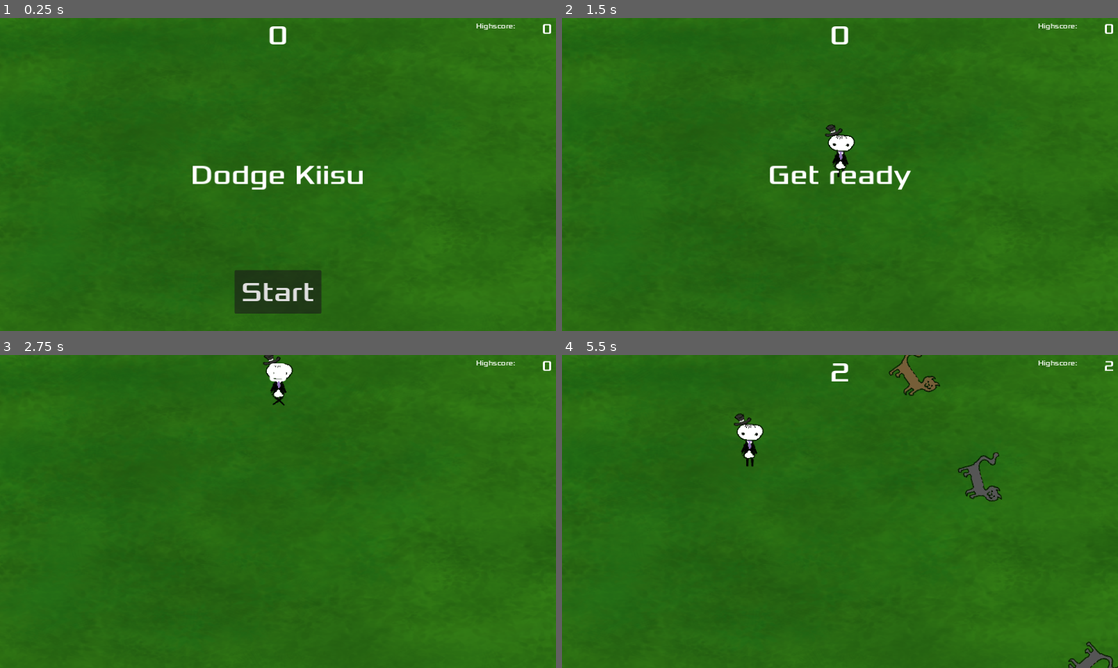
Above: before the commit, frames 1-4 (two rows, left to right).
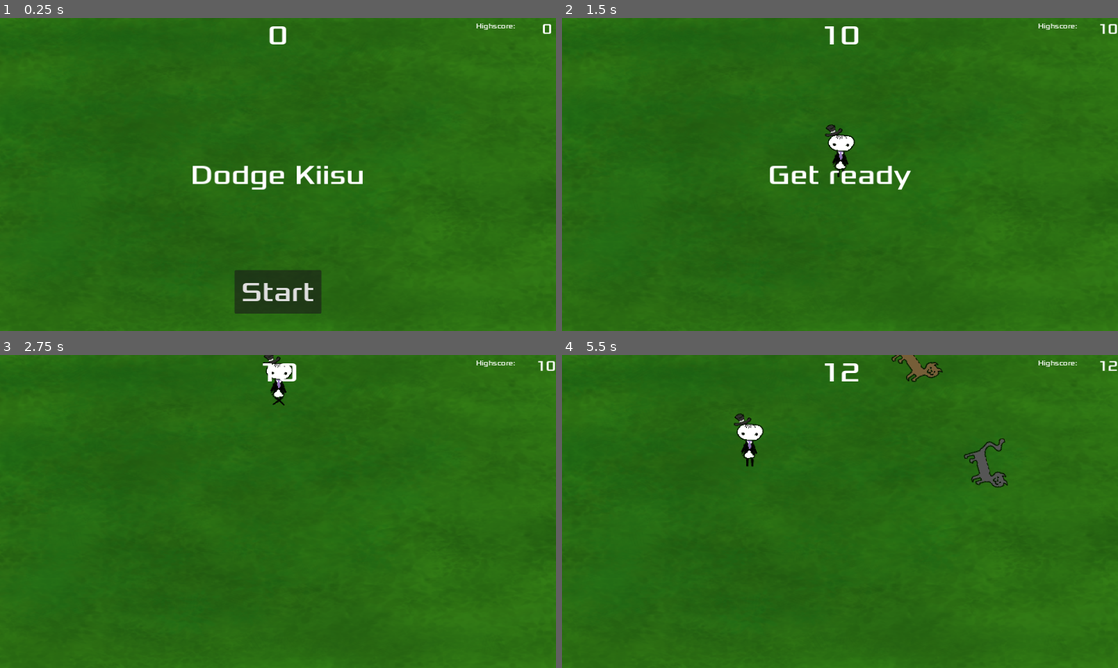
Above: after the commit, the same moments.

Repository: ebistu/dis-guys-a-cat-allergic
Game: Godot game, scene res://scenes/main.tscn
Two runs of this game, one before a commit and one after it. Both use one fixed random seed, a clock stepped at 60 frames per second and the inputs below. Before the commit the project starts from res://main.tscn.
Inputs:
- Up to frame 1 (0.25 s): no input
- Up to frame 2 (1.5 s): click "Start" at 0.5 s; tap Enter at 1.25 s; hold W (move_up) from 1.28 s (still down)
- Up to frame 3 (2.75 s): keep holding W (move_up)
- Up to frame 4 (5.5 s): release W (move_up) at 2.78 s; hold A (move_left) 2.78-4.28 s; hold S (move_down) 4.28-5.03 s; hold D (move_right) from 5.03 s (still down)

The runs differ from the first frame. In frame 2, 0.3% of the frame differs, in the area x 47-100%, y 1-9%; in frame 3, 0.2%; in frame 4, 2.1%, in the area x 47-100%, y 0-100%.

Commit message:
implemented some suggestions

Diff:
--- a/main.tscn
+++ /dev/null
@@ -1,50 +0,0 @@
-[gd_scene load_steps=7 format=3 uid="uid://dr3d2iq2oltnv"]
-
-[ext_resource type="PackedScene" uid="uid://dfnotq3vj8s2q" path="res://characters/player.tscn" id="1_87dgs"]
-[ext_resource type="Script" path="res://scripts/main.gd" id="1_d83gi"]
-[ext_resource type="PackedScene" uid="uid://d1jhm84o0h2ti" path="res://characters/kiisu.tscn" id="2_pfmpc"]
-[ext_resource type="Texture2D" uid="uid://cegoryewnnrtx" path="res://textures/environment/ground.png" id="3_k75g5"]
-[ext_resource type="PackedScene" uid="uid://terc54jg7ob3" path="res://hud.tscn" id="4_eqsg4"]
-
-[sub_resource type="Curve2D" id="Curve2D_bdtwc"]
-_data = {
-"points": PackedVector2Array(0, 0, 0, 0, 0, 0, 0, 0, 0, 0, 1304, 0, 0, 0, 0, 0, 1304, 360, 0, 0, 0, 0, 1304, 720, 0, 0, 0, 0, 0, 720, 0, 0, 0, 0, 0, 0)
-}
-point_count = 6
-
-[node name="Main" type="Node"]
-script = ExtResource("1_d83gi")
-mob_scene = ExtResource("2_pfmpc")
-
-[node name="Sprite2D" type="Sprite2D" parent="."]
-position = Vector2(624, 376)
-scale = Vector2(1.342, 0.79)
-texture = ExtResource("3_k75g5")
-
-[node name="MobTimer" type="Timer" parent="."]
-wait_time = 0.5
-
-[node name="ScoreTimer" type="Timer" parent="."]
-
-[node name="StartTimer" type="Timer" parent="."]
-wait_time = 2.0
-one_shot = true
-
-[node name="StartPosition" type="Marker2D" parent="."]
-position = Vector2(640, 360)
-
-[node name="MobPath" type="Path2D" parent="."]
-position = Vector2(-16, -8)
-curve = SubResource("Curve2D_bdtwc")
-
-[node name="MobSpawnLocation" type="PathFollow2D" parent="MobPath"]
-
-[node name="Player" parent="." instance=ExtResource("1_87dgs")]
-
-[node name="HUD" parent="." instance=ExtResource("4_eqsg4")]
-
-[connection signal="timeout" from="MobTimer" to="." method="_on_mob_timer_timeout"]
-[connection signal="timeout" from="ScoreTimer" to="." method="_on_score_timer_timeout"]
-[connection signal="timeout" from="StartTimer" to="." method="_on_start_timer_timeout"]
-[connection signal="hit" from="Player" to="." method="game_over"]
-[connection signal="start_game" from="HUD" to="." method="new_game"]
--- a/project.godot
+++ b/project.godot
@@ -11,7 +11,7 @@
 [application]
 
 config/name="Dis guy's a cat allergic"
-run/main_scene="res://main.tscn"
+run/main_scene="res://scenes/main.tscn"
 config/features=PackedStringArray("4.2", "Forward Plus")
 config/icon="res://icon.svg"
 
--- a/scripts/HUD.gd
+++ b/scenes/HUD.gd
@@ -22,7 +22,7 @@
 	$Message.text = "Dodge kiisu"
 	$Message.show()
 
-	await get_tree().create_timer(1.0).timeout
+	await get_tree().create_timer(3.0).timeout
 	$StartButton.show()
 
 func update_score(score):
--- a/scripts/kiisu.gd
+++ b/scenes/characters/kiisu.gd
@@ -1,6 +1,6 @@
 extends RigidBody2D
 
-
+var type: String = "mob"
 
 # Called when the node enters the scene tree for the first time.
 func _ready():
--- a/characters/kiisu.tscn
+++ b/scenes/characters/kiisu.tscn
@@ -1,6 +1,6 @@
 [gd_scene load_steps=16 format=3 uid="uid://d1jhm84o0h2ti"]
 
-[ext_resource type="Script" path="res://scripts/kiisu.gd" id="1_xm0xp"]
+[ext_resource type="Script" path="res://scenes/characters/kiisu.gd" id="1_xm0xp"]
 [ext_resource type="Texture2D" uid="uid://cppq3wq4kynrq" path="res://textures/cat_black/mustakiisu.png" id="2_o3lbp"]
 [ext_resource type="Texture2D" uid="uid://dpqcmxlf8jf10" path="res://textures/cat_orange/kiisu.png" id="2_v46um"]
 [ext_resource type="Texture2D" uid="uid://bg3ygshyft7h7" path="res://textures/cat_orange/kiisukävely1.png" id="3_kcw7g"]
--- a/scripts/player.gd
+++ b/scenes/characters/player.gd
@@ -3,6 +3,7 @@
 signal hit
 var screen_size
 var speed = 200
+var indestructible: bool = false
 # Called when the node enters the scene tree for the first time.
 func _ready():
 	screen_size = get_viewport_rect().size
@@ -41,13 +42,38 @@
 		#$AnimatedSprite2D.flip_v = velocity.y > 0
 
 
-
-func _on_body_entered(_body):
-	hide()
-	hit.emit()
-	$CollisionShape2D.set_deferred("disabled", true)
+func _on_body_entered(body):
+	match body.type:
+		"mob":
+			if indestructible == false:
+				hide()
+				hit.emit()
+				$CollisionShape2D.set_deferred("disabled", true)
+				powerup("reset")
+		"powerup":
+			powerup(body.poweruptype)
+			body.queue_free()
 
 func start(pos):
 	position = pos
 	show()
 	$CollisionShape2D.disabled = false
+
+func powerup(type):
+	match type:
+		"reset":
+			scale = Vector2(1,1)
+			speed = 200
+			indestructible = false
+		"shrink":
+			scale = Vector2(0.5,0.5)
+			await get_tree().create_timer(10.0).timeout
+			scale = Vector2(1,1)
+		"speed":
+			speed = speed * 2
+			await get_tree().create_timer(10.0).timeout
+			speed = 200
+		"indestructible":
+			indestructible = true
+			await get_tree().create_timer(10.0).timeout
+			indestructible = false
--- a/characters/player.tscn
+++ b/scenes/characters/player.tscn
@@ -1,6 +1,6 @@
 [gd_scene load_steps=7 format=3 uid="uid://dfnotq3vj8s2q"]
 
-[ext_resource type="Script" path="res://scripts/player.gd" id="1_7maw3"]
+[ext_resource type="Script" path="res://scenes/characters/player.gd" id="1_7maw3"]
 [ext_resource type="Texture2D" uid="uid://q6o3c4ind1fp" path="res://textures/player/dis guy.png" id="2_7ktfy"]
 [ext_resource type="Texture2D" uid="uid://dbdb3kq2nu1pk" path="res://textures/player/dis guy_walk1.png" id="3_3v0v5"]
 [ext_resource type="Texture2D" uid="uid://hkonuvf1so4n" path="res://textures/player/dis guy_walk2.png" id="4_ocqu1"]
@@ -50,4 +50,8 @@
 scale = Vector2(1.5, 1.5)
 shape = SubResource("CapsuleShape2D_umxen")
 
+[node name="poweruplabel" type="Label" parent="."]
+offset_right = 40.0
+offset_bottom = 23.0
+
 [connection signal="body_entered" from="." to="." method="_on_body_entered"]
--- /dev/null
+++ b/scenes/collectibles/powerup_shrink.gd
@@ -0,0 +1,13 @@
+extends RigidBody2D
+
+var type: String = "powerup"
+var poweruptype: String = ""
+var typeArr = ["shrink", "speed", "indestructible"]
+# Called when the node enters the scene tree for the first time.
+func _ready():
+	pass # Replace with function body.
+
+
+# Called every frame. 'delta' is the elapsed time since the previous frame.
+func _process(delta):
+	poweruptype = typeArr[randf_range(0,2)]
--- /dev/null
+++ b/scenes/collectibles/powerup_shrink.tscn
@@ -0,0 +1,22 @@
+[gd_scene load_steps=4 format=3 uid="uid://dfmv06o18vc8r"]
+
+[ext_resource type="Script" path="res://scenes/collectibles/powerup_shrink.gd" id="1_2pfsy"]
+[ext_resource type="Texture2D" uid="uid://b2nqfqytkkvpk" path="res://textures/collectibles/shrinkpill.png" id="1_nasmd"]
+
+[sub_resource type="CapsuleShape2D" id="CapsuleShape2D_des24"]
+radius = 4.31084
+height = 22.5723
+
+[node name="PowerupShrink" type="RigidBody2D"]
+collision_mask = 0
+gravity_scale = 0.0
+script = ExtResource("1_2pfsy")
+
+[node name="Sprite2D" type="Sprite2D" parent="."]
+scale = Vector2(0.5, 0.5)
+texture = ExtResource("1_nasmd")
+
+[node name="CollisionShape2D" type="CollisionShape2D" parent="."]
+rotation = 0.706858
+scale = Vector2(1, 1)
+shape = SubResource("CapsuleShape2D_des24")
--- a/hud.tscn
+++ b/scenes/hud.tscn
@@ -1,6 +1,6 @@
 [gd_scene load_steps=3 format=3 uid="uid://terc54jg7ob3"]
 
-[ext_resource type="Script" path="res://scripts/HUD.gd" id="1_gfryp"]
+[ext_resource type="Script" path="res://scenes/HUD.gd" id="1_gfryp"]
 [ext_resource type="FontFile" uid="uid://cqdj0do7i55t7" path="res://Xolonium-Regular.ttf" id="2_qe6ru"]
 
 [node name="HUD" type="CanvasLayer"]
--- a/scripts/main.gd
+++ b/scenes/main.gd
@@ -1,7 +1,11 @@
 extends Node
 
 @export var mob_scene: PackedScene
+@export var powerup_scene: PackedScene
 var score
+var powerup_shrink = preload("res://scenes/collectibles/powerup_shrink.gd")
+var powerup_drop1: bool = false
+var powerup_drop1_round: int = 0
 # Called when the node enters the scene tree for the first time.
 func _ready():
 	pass
@@ -9,20 +13,29 @@
 
 # Called every frame. 'delta' is the elapsed time since the previous frame.
 func _process(delta):
-	pass
+	if score == powerup_drop1_round and powerup_drop1 == false:
+		var powerup_shrink = powerup_scene.instantiate()
+		powerup_shrink.position = Vector2(randf_range(100, 1180), randf_range(50,670))
+		print(powerup_shrink.position)
+		add_child(powerup_shrink)
+		powerup_drop1 = true
 
 func game_over():
 	$ScoreTimer.stop()
 	$MobTimer.stop()
 	$HUD.show_game_over()
+	powerup_drop1 = false
+	powerup_drop1_round = 0
 
 func new_game():
-	score = 0
+	score = 10
 	$Player.start($StartPosition.position)
 	$StartTimer.start()
 	$HUD.update_score(score)
 	$HUD.show_message("Get ready")
 	get_tree().call_group("mobs", "queue_free")
+	powerup_drop1_round = randf_range(10, 25)
+	print(powerup_drop1_round)
 
 
 func _on_score_timer_timeout():
--- /dev/null
+++ b/scenes/main.tscn
@@ -0,0 +1,53 @@
+[gd_scene load_steps=8 format=3 uid="uid://dr3d2iq2oltnv"]
+
+[ext_resource type="Script" path="res://scenes/main.gd" id="1_firtl"]
+[ext_resource type="PackedScene" uid="uid://d1jhm84o0h2ti" path="res://scenes/characters/kiisu.tscn" id="2_gro80"]
+[ext_resource type="Texture2D" uid="uid://cegoryewnnrtx" path="res://textures/environment/ground.png" id="3_0l3k6"]
+[ext_resource type="PackedScene" uid="uid://dfnotq3vj8s2q" path="res://scenes/characters/player.tscn" id="4_koaio"]
+[ext_resource type="PackedScene" uid="uid://terc54jg7ob3" path="res://scenes/hud.tscn" id="5_cuvpg"]
+[ext_resource type="PackedScene" uid="uid://dfmv06o18vc8r" path="res://scenes/collectibles/powerup_shrink.tscn" id="6_wqf1i"]
+
+[sub_resource type="Curve2D" id="Curve2D_bdtwc"]
+_data = {
+"points": PackedVector2Array(0, 0, 0, 0, -48, -32, 0, 0, 0, 0, 1328, -32, 0, 0, 0, 0, 1328, 368, 0, 0, 0, 0, 1328, 760, 0, 0, 0, 0, -48, 760, 0, 0, 0, 0, -48, -32)
+}
+point_count = 6
+
+[node name="Main" type="Node"]
+script = ExtResource("1_firtl")
+mob_scene = ExtResource("2_gro80")
+powerup_scene = ExtResource("6_wqf1i")
+
+[node name="Sprite2D" type="Sprite2D" parent="."]
+position = Vector2(624, 354.5)
+scale = Vector2(1.342, 0.747)
+texture = ExtResource("3_0l3k6")
+
+[node name="MobTimer" type="Timer" parent="."]
+wait_time = 0.5
+
+[node name="ScoreTimer" type="Timer" parent="."]
+
+[node name="StartTimer" type="Timer" parent="."]
+wait_time = 2.0
+one_shot = true
+
+[node name="StartPosition" type="Marker2D" parent="."]
+position = Vector2(640, 360)
+
+[node name="MobPath" type="Path2D" parent="."]
+position = Vector2(-16, -8)
+curve = SubResource("Curve2D_bdtwc")
+
+[node name="MobSpawnLocation" type="PathFollow2D" parent="MobPath"]
+position = Vector2(-48, -32)
+
+[node name="Player" parent="." instance=ExtResource("4_koaio")]
+
+[node name="HUD" parent="." instance=ExtResource("5_cuvpg")]
+
+[connection signal="timeout" from="MobTimer" to="." method="_on_mob_timer_timeout"]
+[connection signal="timeout" from="ScoreTimer" to="." method="_on_score_timer_timeout"]
+[connection signal="timeout" from="StartTimer" to="." method="_on_start_timer_timeout"]
+[connection signal="hit" from="Player" to="." method="game_over"]
+[connection signal="start_game" from="HUD" to="." method="new_game"]
Binary file added: textures/collectibles/shrinkpill.png
Not shown, added: textures/collectibles/shrinkpill.png.import
